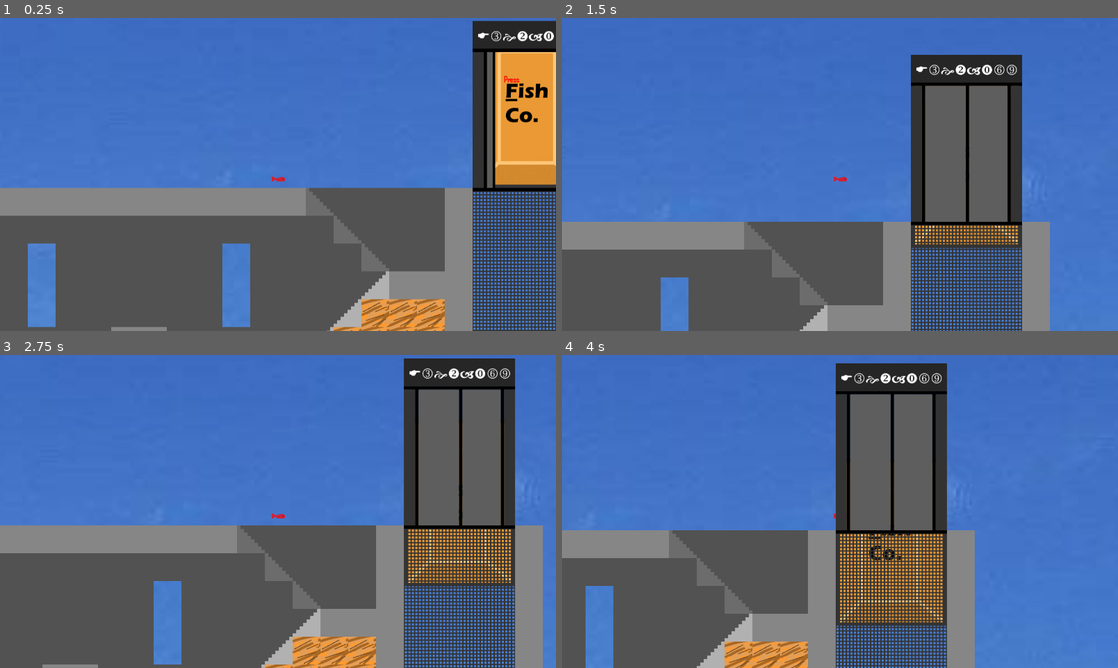
Above: before the commit, frames 1-4 (two rows, left to right).
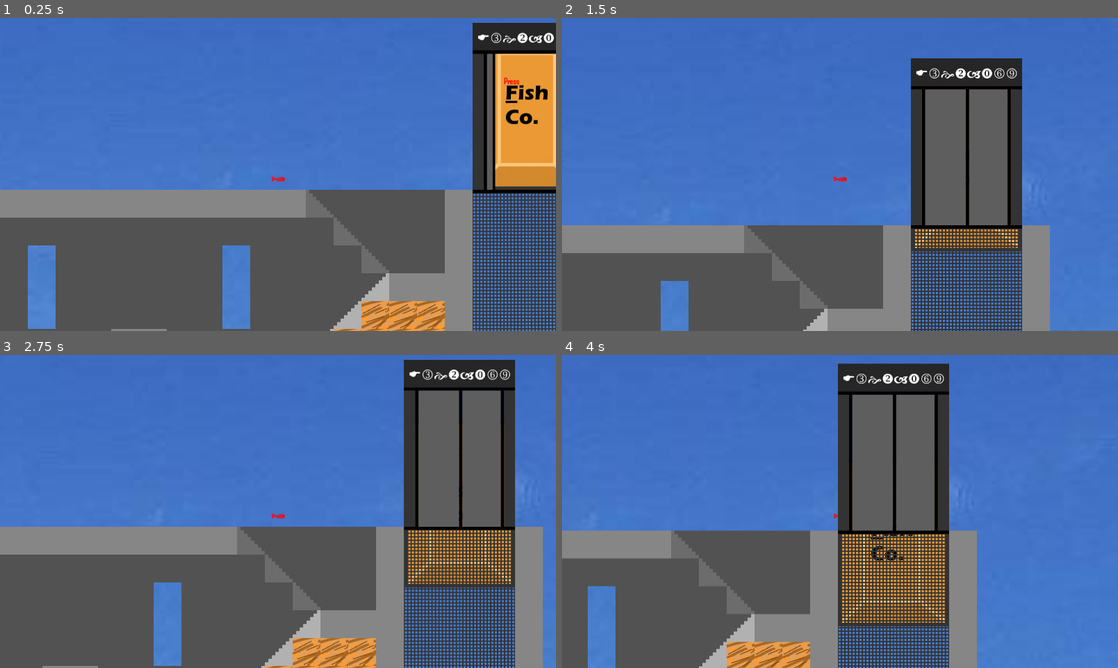
Above: after the commit, the same moments.

Repository: SweetFrontier/Fish
Game: Godot game, scene res://Scenes/Screens/godotSplashscreen.tscn
Two runs of this game, one before a commit and one after it. Both use one fixed random seed, a clock stepped at 60 frames per second and the inputs below. Before the commit the project starts from res://Scenes/Main.tscn.
Inputs (mouse positions are in pixels of both pictures, inside the frame that each line leads up to):
- Up to frame 1 (0.25 s): no input
- Up to frame 2 (1.5 s): tap Enter at 0.5 s; move the mouse to (962, 158) at 0.52 s; hold F 0.53-1.28 s; hold Left (ui_right) from 0.53 s (still down); click (962, 158) at 0.67 s; move the mouse to (728, 190) at 1.27 s; tap F at 1.35 s; click (728, 190) at 1.42 s
- Up to frame 3 (2.75 s): move the mouse to (333, 442) at 2.02 s; release Left (ui_right) at 2.03 s; hold Right (ui_left) from 2.03 s (still down); hold F from 2.03 s (still down); click (333, 442) at 2.17 s
- Up to frame 4 (4 s): move the mouse to (812, 574) at 2.77 s; release Right (ui_left) at 2.78 s; release F at 2.78 s; hold Left (ui_right) from 2.78 s (still down); tap F at 2.85 s; click (812, 574) at 2.92 s; move the mouse to (1006, 558) at 3.52 s; hold F from 3.53 s (still down); click (1006, 558) at 3.67 s

The runs differ from the first frame. In frame 1, 8.1% of the frame differs, in the area x 0-100%, y 0-100%; in frame 2, 4.7%; in frame 3, 7.0%; in frame 4, 9.9%, in the area x 0-75%, y 2-100%.

Commit message:
Godot Screen

Diff:
--- a/Scripts/godotSplashscreen.gd
+++ b/Scripts/godotSplashscreen.gd
@@ -8,9 +8,12 @@
 var skipTimer : float = 0;
 var skipVisible : bool = false
 
+var startScene : String = "res://Scenes/Main.tscn"
+
 # Called when the node enters the scene tree for the first time.
 func _ready():
-	pass # Replace with function body.
+	if OS.is_debug_build():
+		get_tree().change_scene_to_file(startScene)
 
 func _process(delta):
 	if (skipTimer > 0):
@@ -21,7 +24,7 @@
 			skipVisible = false
 
 func _on_animation_player_animation_finished(_anim_name):
-	get_tree().change_scene_to_file("res://Scenes/Screens/TitleScreen.tscn")
+	get_tree().change_scene_to_file(startScene)
 
 func _input(event : InputEvent):
 	if (event is InputEventKey and event.keycode == KEY_ESCAPE) or (event is InputEventMouseButton and event.is_double_click()):
@@ -29,7 +32,7 @@
 			transitionToBlack.play("FadeOut")
 			buttonSound.play()
 			await transitionToBlack.animation_finished
-			get_tree().change_scene_to_file("res://Scenes/Screens/TitleScreen.tscn")
+			get_tree().change_scene_to_file(startScene)
 	elif (event is InputEventMouseMotion):
 		#play animation only if not already visible
 		if (!skipVisible):
--- a/project.godot
+++ b/project.godot
@@ -11,7 +11,7 @@
 [application]
 
 config/name="Spring 24"
-run/main_scene="res://Scenes/Main.tscn"
+run/main_scene="res://Scenes/Screens/godotSplashscreen.tscn"
 config/features=PackedStringArray("4.2", "GL Compatibility")
 boot_splash/show_image=false
 config/icon="res://icon.svg"
